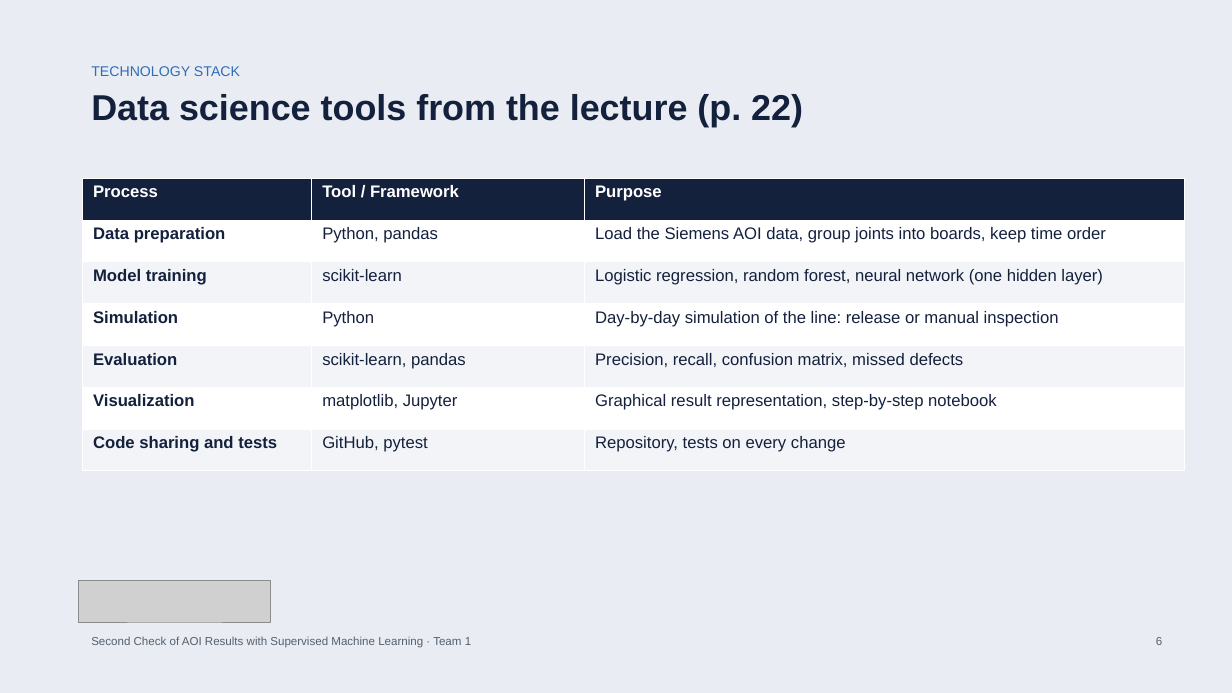
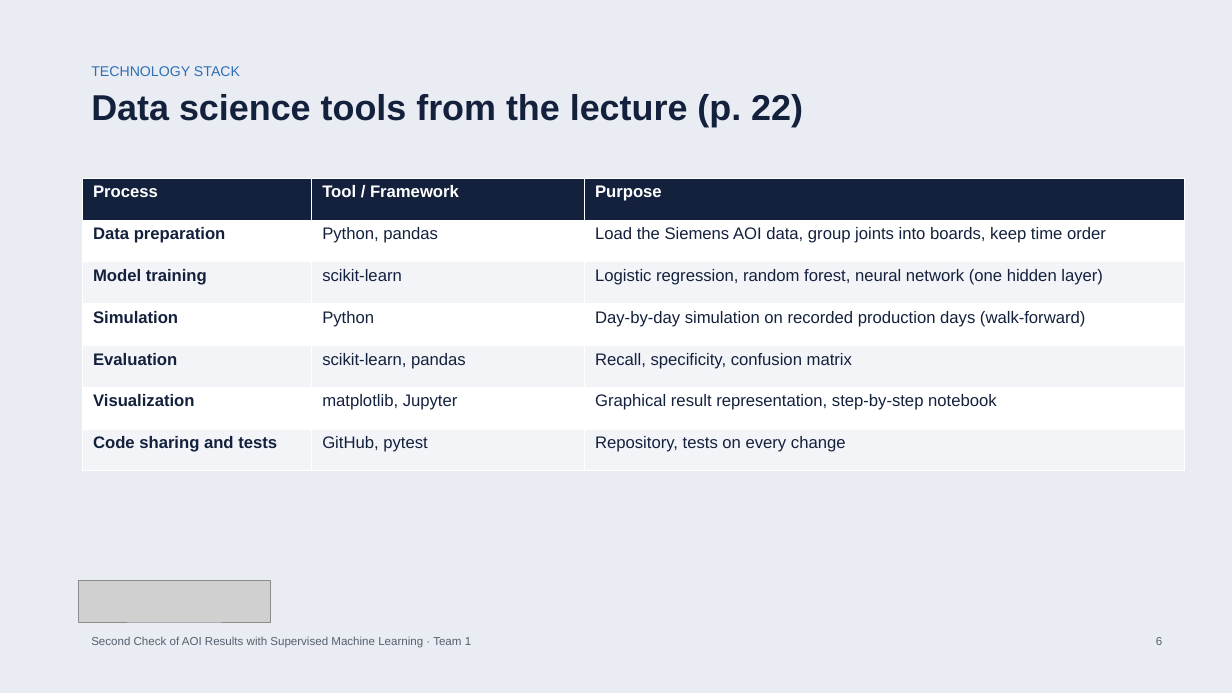
Before and after one commit to bodhi584/aoi-decision-gate, a slide deck: slide 6 of docs/slides_revised_topic.pptx. Drawn at 1232x693 pixels with LibreOffice and Linux fonts; fonts in the diff are those of the drawing; grey boxes stand for pictures. Boxes give left, top, right and bottom in pixels: in the first picture for what was removed or moved away, otherwise in the second. Text is boxed around its words. In the diff, an @@ line names an element or a change of style, - is before the commit and + after.

Commit message:
Precise scope and metrics: recall and specificity of the binary classification

```diff
--- a/docs/slides_revised_topic.pptx
+++ b/docs/slides_revised_topic.pptx
@@ table at [82, 178, 1185, 471] @@
-row 4, column 3: Day-by-day simulation of the line: release or manual inspection
+row 4, column 3: Day-by-day simulation on recorded production days (walk-forward)
-row 5, column 3: Precision, recall, confusion matrix, missed defects
+row 5, column 3: Recall, specificity, confusion matrix
```
Also in this commit, not shown: 10 other slides changed, 7 other files.
